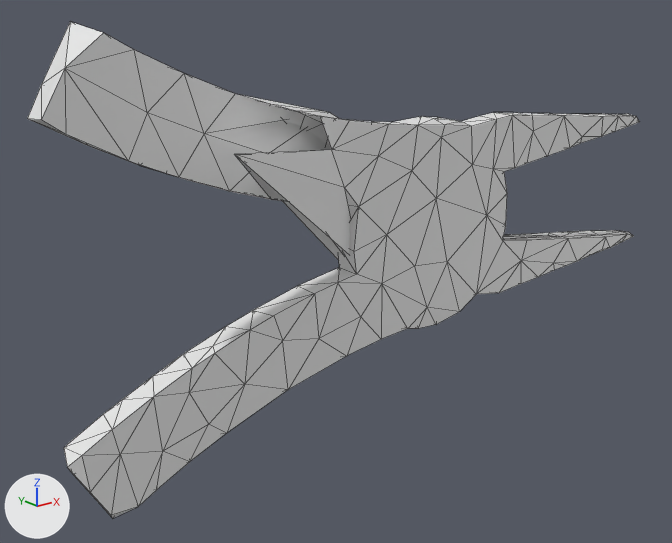
Renders of the OBJ model mesh_cnn/datasets/random_walks/T543.obj from each side of a commit.
Before and after are seen from a camera (50 mm lens) standing at (-1.194, -1.365, 0.483) and looking at (-0.066, 0.045, -0.081). The lights are fixed; the arrows at lower left show +X, +Y and +Z. Mesh edges are drawn as thin lines. Where no turn or scale is listed for an object, it has been applied to the vertices.

The scene before the commit, as lines of its bpy script (objects in view):
```python
me_t543 = bpy.data.meshes.new('T543')
me_t543.from_pydata(...)  # 252 vertices, 500 faces; spans x -0.68..0.88, y -0.3..0.08, z -0.42..0.42
ob_t543 = bpy.data.objects.new('T543', me_t543)
ob_t543.location = (0.0, 0.0, 0.0)
```
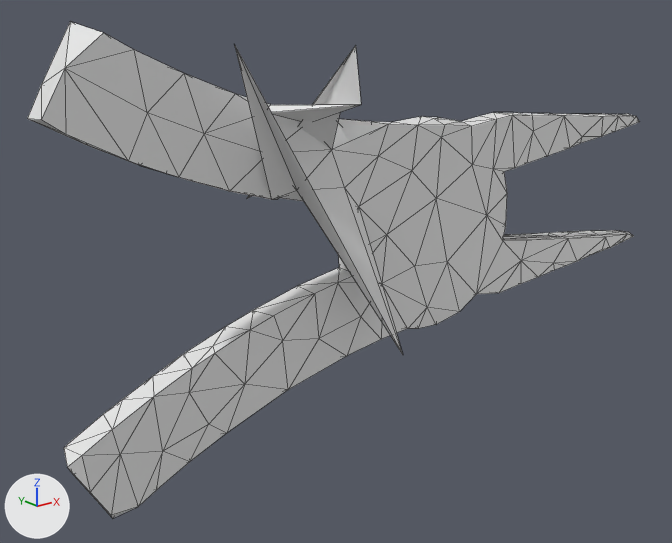
Location of each change, (x1, y1, x2, y2) in pixels of the pictures (672 x 543 px; the box of a moved part takes in the faces that stretch with it):
part 1 of me_t543, moved or reshaped
    before: (205, 94, 389, 260)
    after: (205, 45, 403, 354)

What changed in the scene script:
```text
Change me_t543:
    where me_t543.from_pydata(...)  # 252 vertices, 500 faces; spans x -0.68..0.88, y -0.3..0.08, z -0.42..0.42
    used by ob_t543; location = (0.0, 0.0, 0.0)
    me_t543 part 1
    me_t543.vertices[145].co: (-0.02, 0.03, -0.07) -> (-0.03, -0.12, -0.22)  # not seen -> pixel (403, 355)
    me_t543.vertices[146].co: (-0.09, -0.03, 0.23) -> (-0.18, 0.19, 0.06)  # pixel (349, 120) -> pixel (246, 198)
    me_t543.vertices[157].co: (0.08, 0.05, -0.2) -> (-0.16, 0.02, 0.08)  # not seen -> pixel (304, 201)
    me_t543.vertices[158].co: (-0.16, -0.03, 0.25) -> (-0.23, -0.21, 0.39)  # pixel (319, 116) -> pixel (355, 45)
    me_t543.vertices[160].co: (0.11, 0.08, 0.13) -> (-0.19, -0.03, 0.24)
    me_t543.vertices[163].co: (-0.22, -0.03, 0.26) -> (-0.23, -0.22, 0.29)  # pixel (293, 110) -> pixel (361, 104)
    me_t543.vertices[164].co: (-0.2, -0.02, 0.09) -> (-0.4, -0.12, 0.39)
    me_t543.vertices[173].co: (-0.52, -0.3, 0.26) -> (-0.22, -0.03, 0.12)  # pixel (234, 154) -> pixel (296, 190)
    me_t543.vertices[177].co: (-0.07, 0.06, 0.24) -> (-0.28, -0.03, 0.26)  # pixel (329, 112) -> not seen
```
